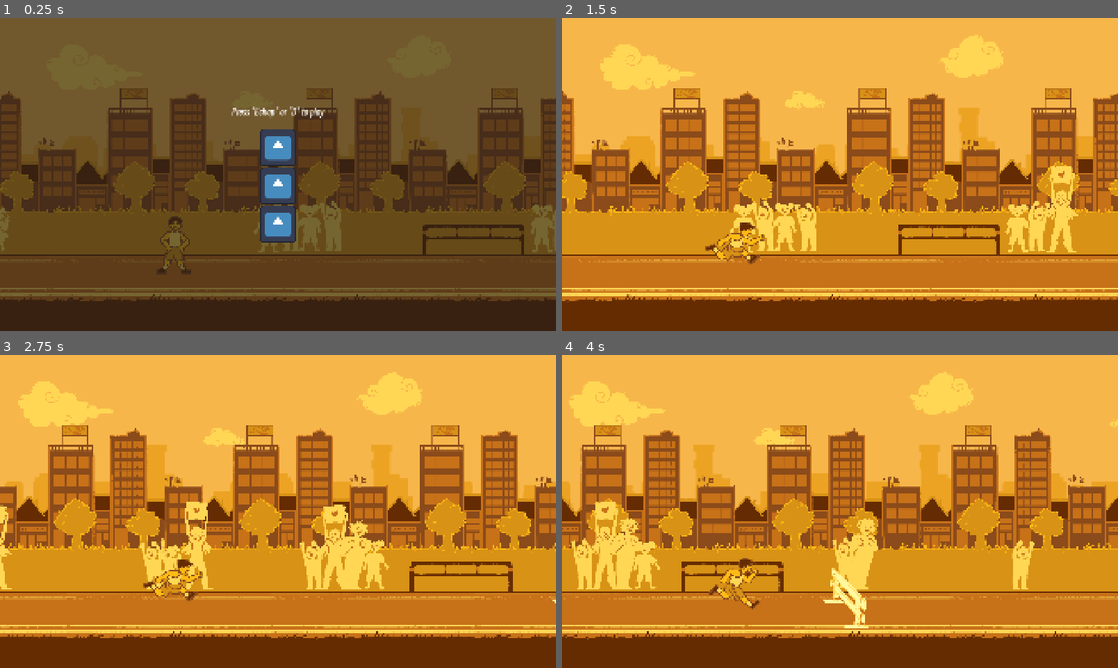
Above: before the commit, frames 1-4 (two rows, left to right).
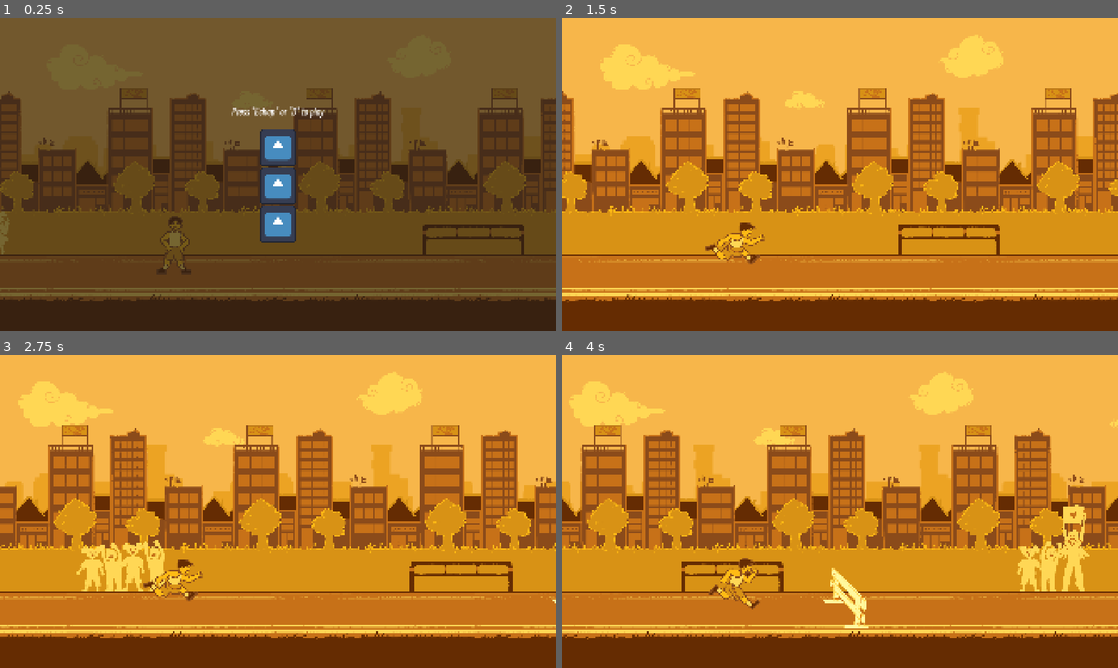
Above: after the commit, the same moments.

Repository: Ahzzak/Enjam2026_Grp5
Game: Godot game, scene res://scenes/world.tscn
Two runs of this game, one before a commit and one after it. Both use one fixed random seed, a clock stepped at 60 frames per second and the inputs below. The engine's default icon, where the game draws it, is replaced by a stand-in: a white triangle on a blue panel in a dark square. Sound files missing from this copy of the repository are replaced by a short silence.
Inputs (mouse positions are in pixels of both pictures, inside the frame that each line leads up to):
- Up to frame 1 (0.25 s): no input
- Up to frame 2 (1.5 s): click (840, 146) at 0.5 s; hold D (Run) from 1.28 s (still down)
- Up to frame 3 (2.75 s): tap Space (Jump) at 1.52, 2.27 s; release D (Run) at 2.03 s; tap Ctrl (Slide) at 2.1 s
- Up to frame 4 (4 s): tap N at 2.85 s; tap T at 3.6 s; tap Space (Jump) at 3.77 s

The runs differ from the first frame. In frame 1, 1.3% of the frame differs, in the area x 0-100%, y 58-76%; in frame 2, 2.9%; in frame 3, 4.8%; in frame 4, 4.9%, in the area x 1-95%, y 46-76%.

Commit message:
feat(pnj) : pnj height

Diff:
--- a/enjam-2026/prefabs/pnj/pnj_spawner.tscn
+++ b/enjam-2026/prefabs/pnj/pnj_spawner.tscn
@@ -15,4 +15,5 @@
 script = ExtResource("1_2ir2f")
 pnj_scene = ExtResource("2_edqcw")
 looks = Array[ExtResource("2_ttl8v")]([ExtResource("3_edqcw"), ExtResource("4_25nea"), ExtResource("5_r61vm"), ExtResource("6_hxoad"), ExtResource("7_yma8c")])
-feet_y = 805.0
+feet_y = 816.0
+group_gap = Vector2(1500, 2500)
